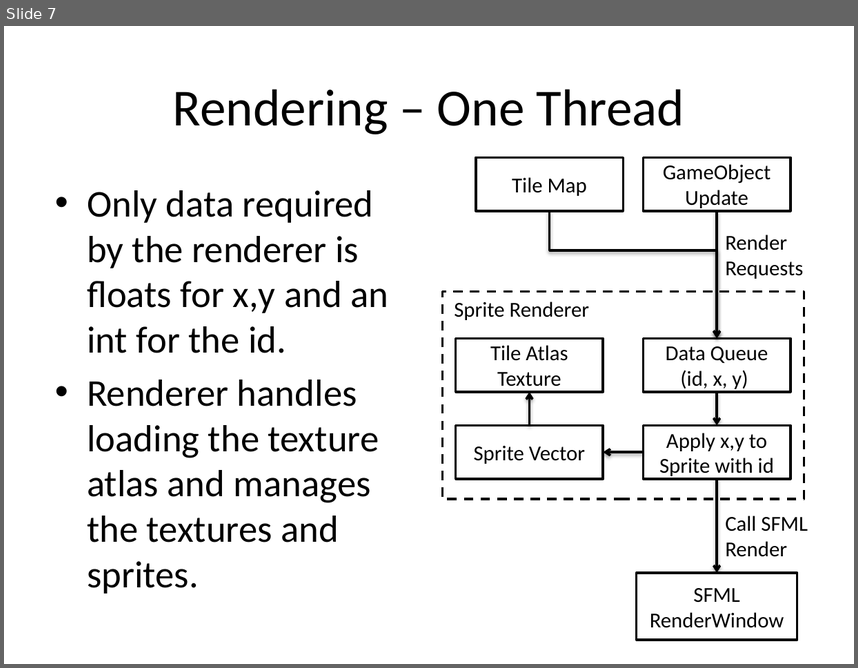
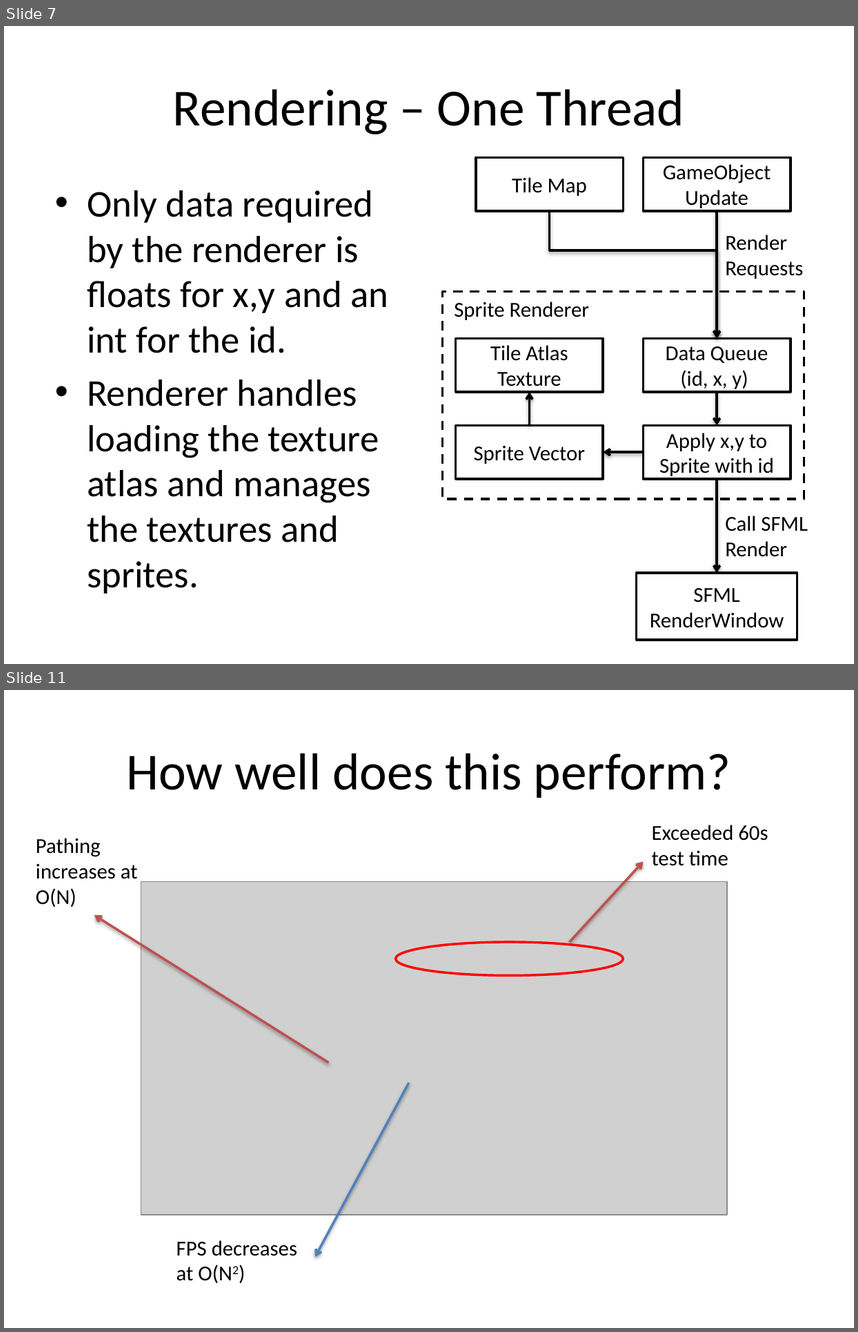
Before and after one commit to jammy2232/CMP202, a slide deck: documentation/CMP202 – Data and Algorithms 2.pptx. Shown one above the other, each under a label of ours: slide 7 before the commit, slides 7 and 11 after it; the slides between them are not shown. The pictures are 858x668 and 858x1332 pixels, drawn with LibreOffice and Linux fonts; fonts in the diff are those of the drawing; grey boxes stand for pictures. Boxes give left, top, right and bottom in pixels: in the first picture for what was removed or moved away, otherwise in the second. Text is boxed around its words. In the diff, an @@ line names an element or a change of style, - is before the commit and + after.

```diff
--- a/documentation/CMP202 – Data and Algorithms 2.pptx
+++ b/documentation/CMP202 – Data and Algorithms 2.pptx
@@ slide 11 added at (4, 690, 854, 1328), background #FFFFFF @@
@@ title added at (126, 753, 731, 798), 44 pt, text #000000 @@
+How well does this perform?
@@ text added at (652, 825, 768, 866), 18 pt, text #000000 @@
+Exceeded 60s test time
@@ text added at (36, 838, 138, 907), 18 pt, text #000000 @@
+Pathing increases at O(N)
@@ arrow added from (569, 942) to (643, 862), #C0504D 2 pt @@
@@ picture added at (141, 881, 726, 1214) @@
@@ arrow added from (329, 1063) to (94, 915), #C0504D 2 pt @@
@@ ellipse added at (396, 942, 624, 975), outline #FF0000 2 pt @@
@@ arrow added from (408, 1083) to (315, 1256), #4F81BD 2 pt @@
@@ text added at (176, 1240, 297, 1283), 18 pt, text #000000 @@
+FPS decreases at O(N2)
```
Also in this commit, not shown: 3 other slides added, 1 slide removed, 56 other files.
